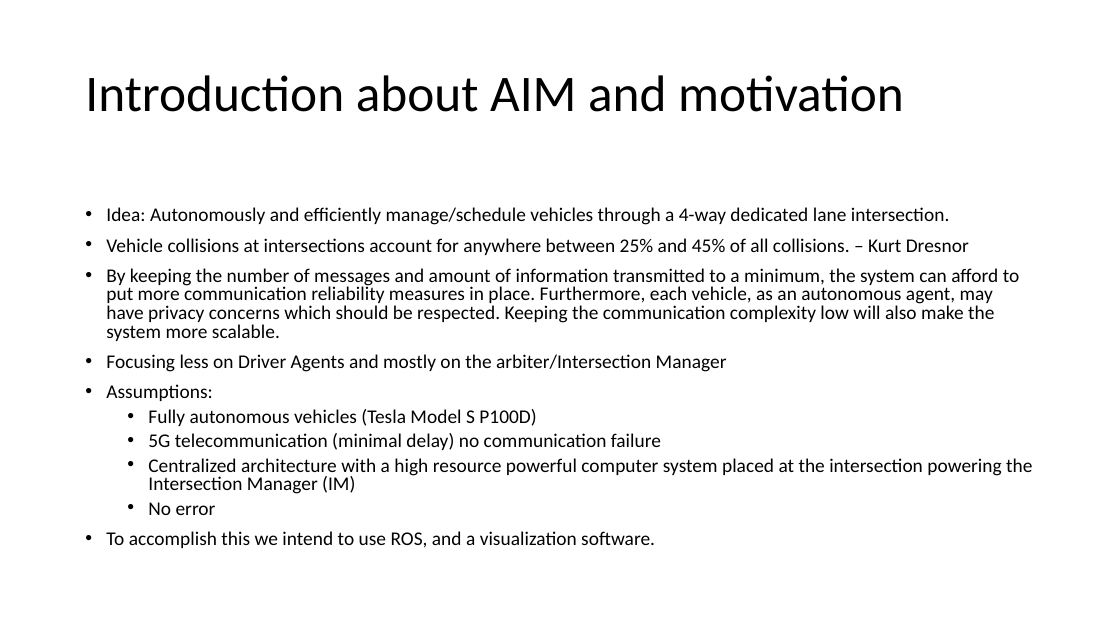
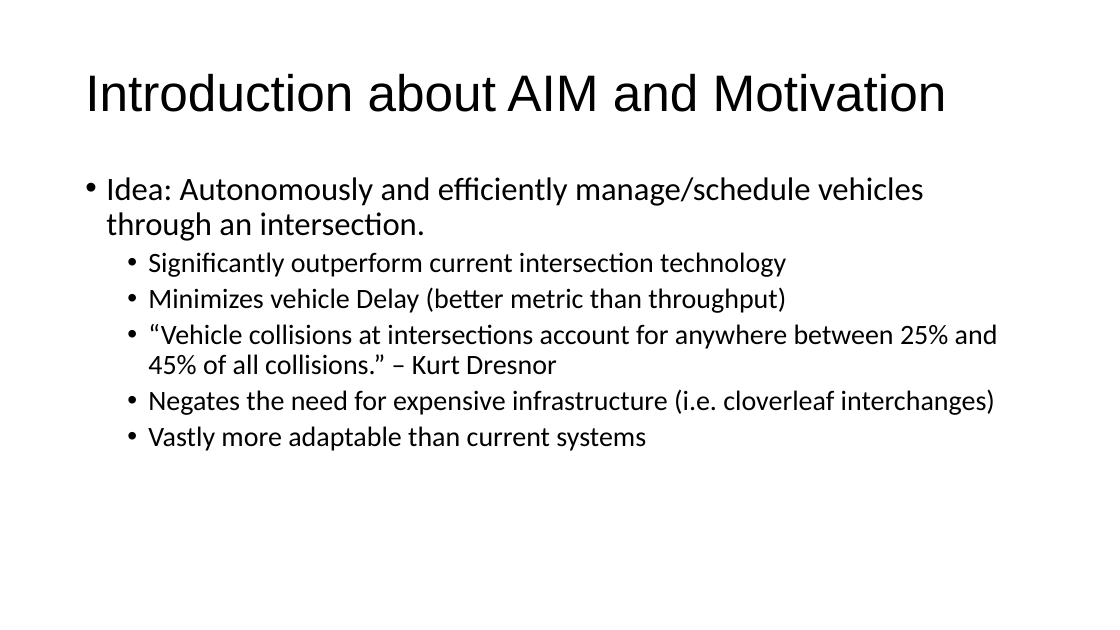
Before and after one commit to adfayed/aim_ros, a slide deck: slide 2 of Project Proposal.pptx. Drawn at 1120x630 pixels with LibreOffice and Linux fonts; fonts in the diff are those of the drawing. Boxes give left, top, right and bottom in pixels: in the first picture for what was removed or moved away, otherwise in the second. Text is boxed around its words. In the diff, an @@ line names an element or a change of style, - is before the commit and + after.

Commit message:
Added changes to powerpoint

```diff
--- a/Project Proposal.pptx
+++ b/Project Proposal.pptx
@@ title at (85,73,947,112): text changed; font Calibri to Arial @@
-Introduction about AIM and motivation
+Introduction about AIM and Motivation
@@ text at (106,177,998,451): text changed; size 16.6 to 24 pt @@
-• Idea: Autonomously and efficiently manage/schedule vehicles through a 4-way dedicated lane intersection.
-• Vehicle collisions at intersections account for anywhere between 25% and 45% of all collisions. – Kurt Dresnor
-• By keeping the number of messages and amount of information transmitted to a minimum, the system can afford to put more communication reliability measures in place. Furthermore, each vehicle, as an autonomous agent, may have privacy concerns which should be respected. Keeping the communication complexity low will also make the system more scalable.
-• Focusing less on Driver Agents and mostly on the arbiter/Intersection Manager
-• Assumptions:
-  • Fully autonomous vehicles (Tesla Model S P100D)
-  • 5G telecommunication (minimal delay) no communication failure
-  • Centralized architecture with a high resource powerful computer system placed at the intersection powering the Intersection Manager (IM)
-  • No error
-• To accomplish this we intend to use ROS, and a visualization software.
+• Idea: Autonomously and efficiently manage/schedule vehicles through an intersection.
+  • Significantly outperform current intersection technology
+  • Minimizes vehicle Delay (better metric than throughput)
+  • “Vehicle collisions at intersections account for anywhere between 25% and 45% of all collisions.” – Kurt Dresnor
+  • Negates the need for expensive infrastructure (i.e. cloverleaf interchanges)
+  • Vastly more adaptable than current systems
```
Also in this commit, not shown: 4 other slides changed, 1 slide added, 1 slide removed.
